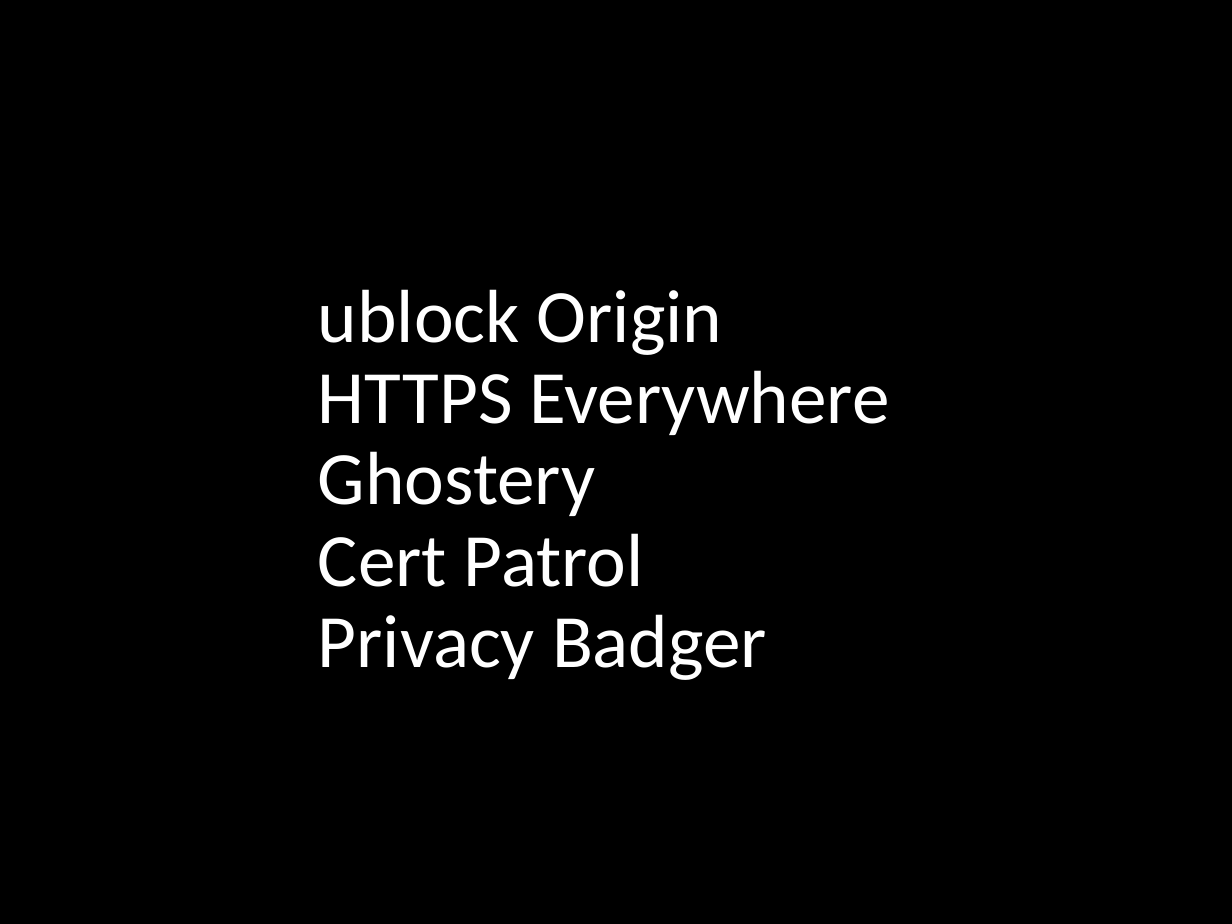
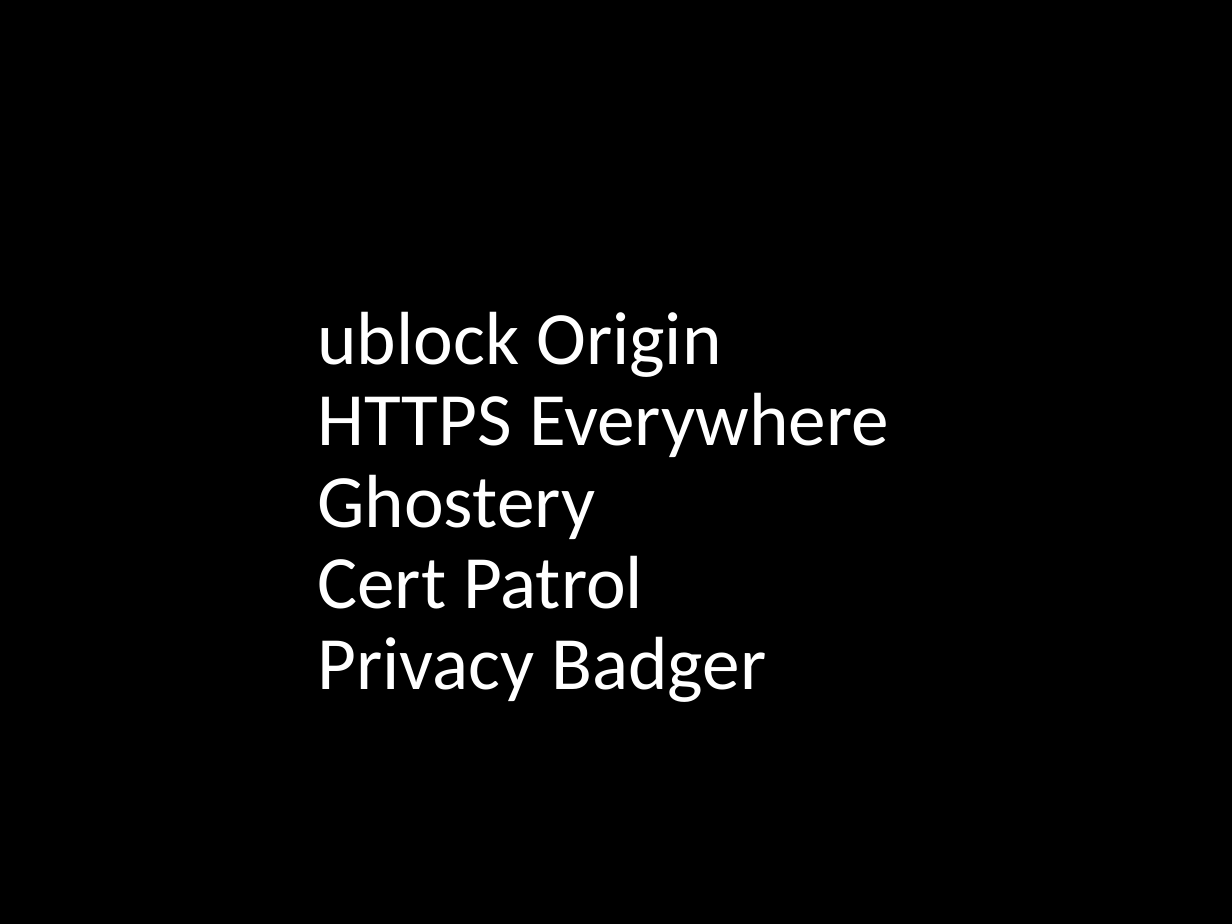
Before and after one commit to flipdot/cryptoparty, a slide deck: slide 19 of cryptoparty.odp (slide 20 before the commit). Drawn at 1232x924 pixels with LibreOffice and Linux fonts; fonts in the diff are those of the drawing. Boxes give left, top, right and bottom in pixels: in the first picture for what was removed or moved away, otherwise in the second. Text is boxed around its words. In the diff, an @@ line names an element or a change of style, - is before the commit and + after.

```diff
--- a/cryptoparty.odp
+++ b/cryptoparty.odp
@@ title "ublock Origin HTTPS Everywhere Ghostery ...": place and size @@
-title "ublock Origin HTTPS Everywhere Ghostery ..." at (318,289,890,680)
+title "ublock Origin HTTPS Everywhere Ghostery ..." at (317,311,889,702)
@@ title "ublock Origin HTTPS Everywhere Ghostery ..." at (317,311,889,702): vertical alignment bottom to middle @@
```
Also in this commit, not shown: 1 slide added, 4 slides removed, 2 other files.
